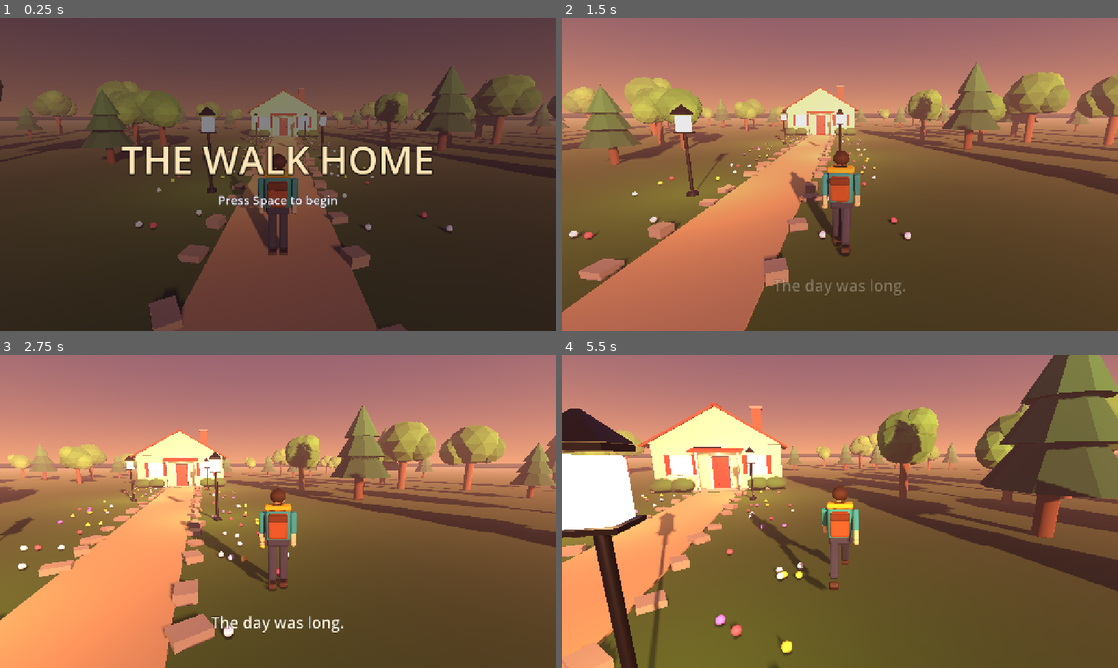
Above: before the commit, frames 1-4 (two rows, left to right).
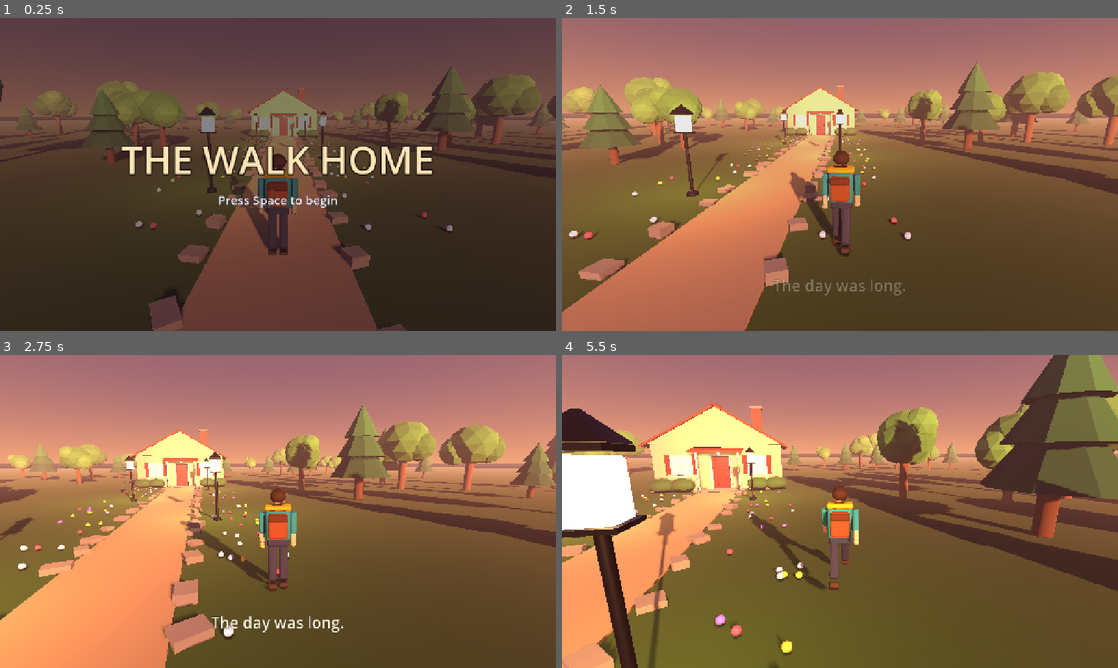
Above: after the commit, the same moments.

Repository: bayars/game-dev-setup
Game: Godot game, scene res://scenes/main.tscn
Same seed, same stepped clock (60 frames per second), same inputs: the game is played once before the commit and once after it.
Inputs (mouse positions are in pixels of both pictures, inside the frame that each line leads up to):
- Up to frame 1 (0.25 s): no input
- Up to frame 2 (1.5 s): tap Space at 0.5, 0.77, 1.25 s; move the mouse to (962, 158) at 0.52 s; hold D 0.53-1.28 s; tap Enter at 0.6 s; click (962, 158) at 0.67 s; move the mouse to (812, 174) at 1.27 s; hold W from 1.28 s (still down); tap E at 1.35 s
- Up to frame 3 (2.75 s): keep holding W; tap Space at 1.52 s; move the mouse to (289, 505) at 2.02 s; tap R at 2.1 s
- Up to frame 4 (5.5 s): keep holding W; move the mouse to (834, 517) at 2.77 s; tap Shift at 2.85 s; tap Space at 3.02, 3.77, 4.52 s; move the mouse to (878, 514) at 3.52 s; tap Enter at 3.6 s; move the mouse to (795, 508) at 4.27 s; tap E at 4.35 s; move the mouse to (845, 511) at 5.02 s; tap R at 5.1 s

The runs differ from the first frame. In frame 1, less than 0.1% of the frame differs, in the area x 50-52%, y 31-36%; in frame 2, 0.5%; in frame 3, 1.2%; in frame 4, 3.1%, in the area x 14-40%, y 16-44%.

Commit message:
Walk Home: remove close-range window lights, move porch light
Co-Authored-By: Claude Sonnet 5.5 <noreply@anthropic.com>

Diff:
--- a/godot-3d/scripts/main.gd
+++ b/godot-3d/scripts/main.gd
@@ -150,9 +150,7 @@
 	interior_light.light_energy = 0.5
 	interior_light.omni_range = 9.0
 	add_child(interior_light)
-	_add_glow(HOUSE_POS + Vector3(0, 2.45, 3.35), 0.7, 6.0)       # porch light
-	_add_glow(HOUSE_POS + Vector3(-2.35, 1.7, 3.6), 0.35, 4.5)     # window light
-	_add_glow(HOUSE_POS + Vector3(2.35, 1.7, 3.6), 0.35, 4.5)
+	_add_glow(HOUSE_POS + Vector3(0, 2.3, 4.6), 0.5, 5.0)         # porch light (kept away from the wall: close lights blow out)
 
 	# the trigger in front of the door
 	var zone := Area3D.new()
Binary file changed: godot-3d/assets/models/house.glb
